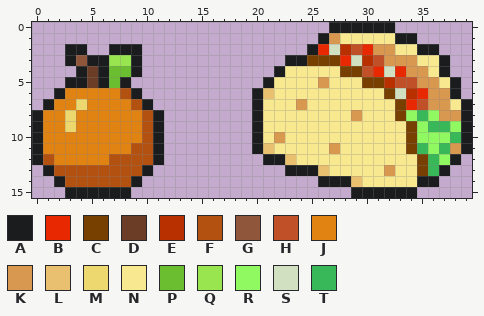
Pixel-art sprite -- ProyectoUnity/Racoon Riot/Assets/Sprites/nivel1_food.png. This is how it looked before the edit.
The file is 40x16 pixels.
Palette (. is transparent): A #1a1c1e  B #e82800  C #784000  D #6b3d27  E #b83000  F #b35111  G #8f563b  H #c05028  J #e08313  K #d89850  L #e8c070  M #edd870  N #f8e890  P #6abe30  Q #99e550  R #90f860  S #d0e0c0  T #38b858
Pixels before, first column x 0:
 0 ...........................AAAAAA.......
 1 ..........................AKNNNNNAA.....
 2 ...AA..AAA...............ABSEHBKKNNAA...
 3 ...AGAAQQA.............AACCCBSEHKKKNNA..
 4 ....ADAPPA............ANNNNNCCHBSBKKNA..
 5 ...AADAPA............ANNNNKNNNCCEHHKKNA.
 6 ..AJJJJJFA..........ALNNNNNNNNNNCSEBKKA.
 7 .AJJMJJJJFA.........ANNNKNNNNNNNNCBHKKNA
 8 AJJMJJJJJJFA........ANNNNNNNNKNNNCRTRKKA
 9 AJJMJJJJJJFA........ANNNNNNNNNNNNNCRTTRA
10 AJJJJJJJJJFA........ANKNNNNNNNNNNNCRRRTA
11 AJJJJJJJJFFA........ALNNNNNKNNNNNNCTRTKA
12 AFJJJJJFFFFA.........AALNNNNNNNNNNNCTRA.
13 .AFFFFFFFFA............AAALNNNNNKNNCTA..
14 ..AFFFFFFA................AAALNNNNNAA...
15 ...AAAAAA....................AAAAAA.....
Now the later version:
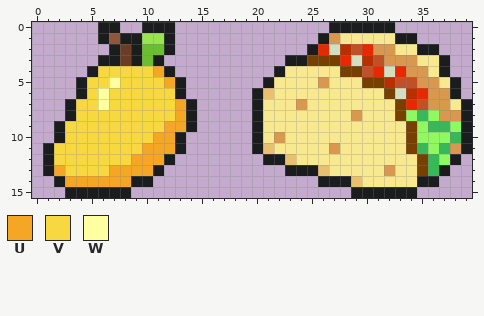
Colours new in this view: U #f5a625  V #f7d840  W #ffffa2
From old to new:
The edit adds colour A in row 0 at x 6 to 7 and 10 to 12; in row 1 at x 6, 8 to 9 and 12; in row 2 at x 12; in row 3 at x 11; in row 4 at x 12; in rows 5 to 6 at x 13.
The edit adds colour A in rows 7 to 9 at x 14; in rows 10 to 11 at x 13; in row 12 at x 12; in row 13 at x 11; in row 14 at x 10.
Colour D gives way to colour A in row 4 at x 5.
Colour F gives way to colour A in row 12 at x 1.
Colour J gives way to colour A in row 6 at x 4; in row 7 at x 3; in rows 9 to 10 at x 2; in row 11 at x 1.
Colour M gives way to colour A in row 8 at x 3.
Colour Q gives way to colour A in row 3 at x 7.
Colour A gives way to colour D in row 2 at x 8.
Colour Q gives way to colour D in row 3 at x 8.
The edit adds colour G in row 1 at x 7.
The edit adds colour P in row 2 at x 10 to 11; in row 3 at x 10.
The edit adds colour Q in row 1 at x 10 to 11.
The edit adds colour U in row 4 at x 11; in row 5 at x 12; in rows 7 to 8 at x 13; in row 9 at x 12 to 13; in rows 10 to 11 at x 12.
Colour A gives way to colour U in rows 10 to 12 at x 11; in row 13 at x 10.
Colour F gives way to colour U in row 11 at x 10; in row 12 at x 9 to 10; in row 13 at x 2 and 7 to 9; in row 14 at x 3 to 8.
The edit adds colour V in row 4 at x 10; in row 5 at x 9 to 11; in row 6 at x 10 to 12; in row 7 at x 11 to 12; in row 8 at x 12.
Colour A gives way to colour V in row 4 at x 6 and 9; in row 5 at x 6 and 8; in row 6 at x 9; in row 7 at x 10; in rows 8 to 9 at x 11.
Colour D gives way to colour V in row 5 at x 5.
Colour F gives way to colour V in row 6 at x 8; in row 7 at x 9; in rows 8 to 10 at x 10; in row 11 at x 9; in row 12 at x 7 to 8; in row 13 at x 3 to 6.
Colour J gives way to colour V in row 6 at x 5 and 7; in row 7 at x 5 and 7 to 8; in rows 8 to 9 at x 4 to 9; in row 10 at x 3 to 9; in row 11 at x 2 to 8; in row 12 at x 2 to 6.
Colour M gives way to colour V in row 7 at x 4; in row 9 at x 3.
Colour P gives way to colour V in row 4 at x 7 to 8.
Colour J gives way to colour W in rows 6 to 7 at x 6.
Colour P gives way to colour W in row 5 at x 7.
The edit erases colour A in row 2 at x 3 to 4; in row 3 at x 3 and 5; in row 4 at x 4; in row 5 at x 3; in row 6 at x 2; in row 7 at x 1.
The edit erases colour A in rows 8 to 12 at x 0.
The edit erases colour G in row 3 at x 4.
The edit erases colour J in row 6 at x 3; in row 7 at x 2; in row 8 at x 1 to 2; in rows 9 to 10 at x 1.
